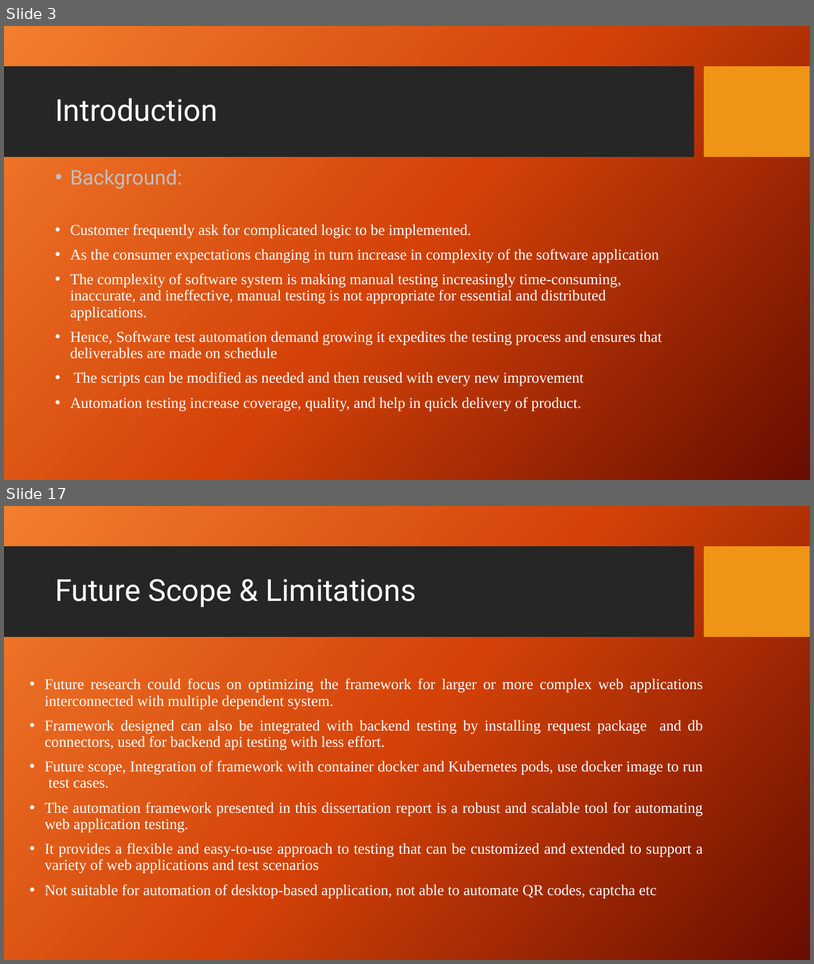
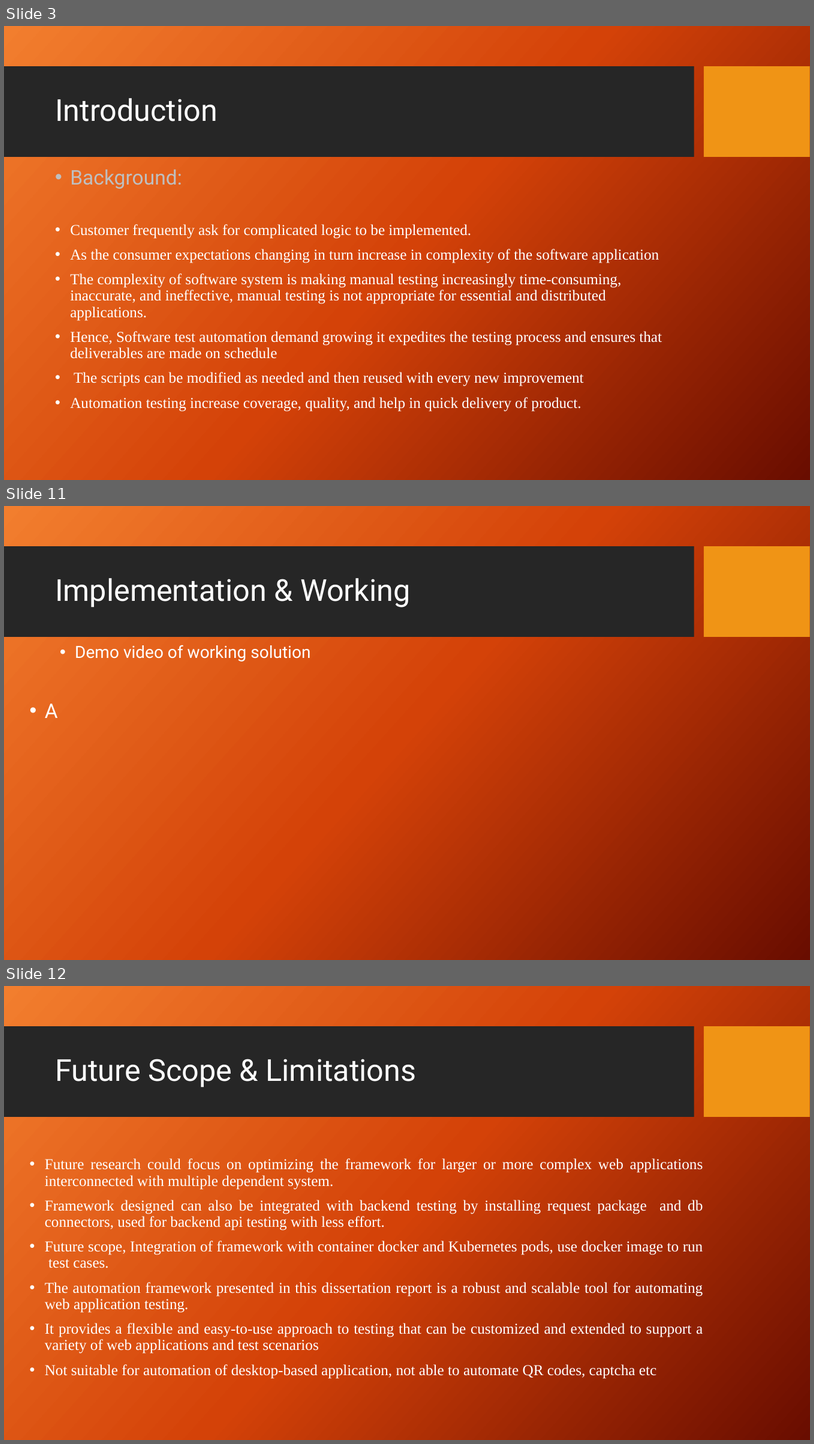
Before and after one commit to ShelkeAkshay-2022mt93331/dissertation, a slide deck: 7_Reports/3_Final_PPT/2022mt93331.pptx. Shown one above the other, each under a label of ours: slides 3 and 17 before the commit, slides 3, 11 and 12 after it; the slides between them are not shown. The pictures are 814x964 and 814x1444 pixels, drawn with LibreOffice and Linux fonts; fonts in the diff are those of the drawing; background and template pictures are left out. Boxes give left, top, right and bottom in pixels: in the first picture for what was removed or moved away, otherwise in the second. Text is boxed around its words. In the diff, an @@ line names an element or a change of style, - is before the commit and + after.

```diff
--- a/7_Reports/3_Final_PPT/2022mt93331.pptx
+++ b/7_Reports/3_Final_PPT/2022mt93331.pptx
@@ slide 11 added at bbox=[4, 506, 810, 960], background picture (left out); not listed: 2 template elements that a slide beside it also shows @@
@@ title added at bbox=[55, 578, 411, 607], 36 pt, text #FFFFFF @@
+Implementation & Working
@@ text added at bbox=[45, 645, 311, 718], 20 pt, text #FFFFFF @@
+  • Demo video of working solution
+• A
@@ what was slide 17 is now slide 12 @@
```
Also in this commit, not shown: 6 slides changed, 3 other slides added, 9 slides removed.
